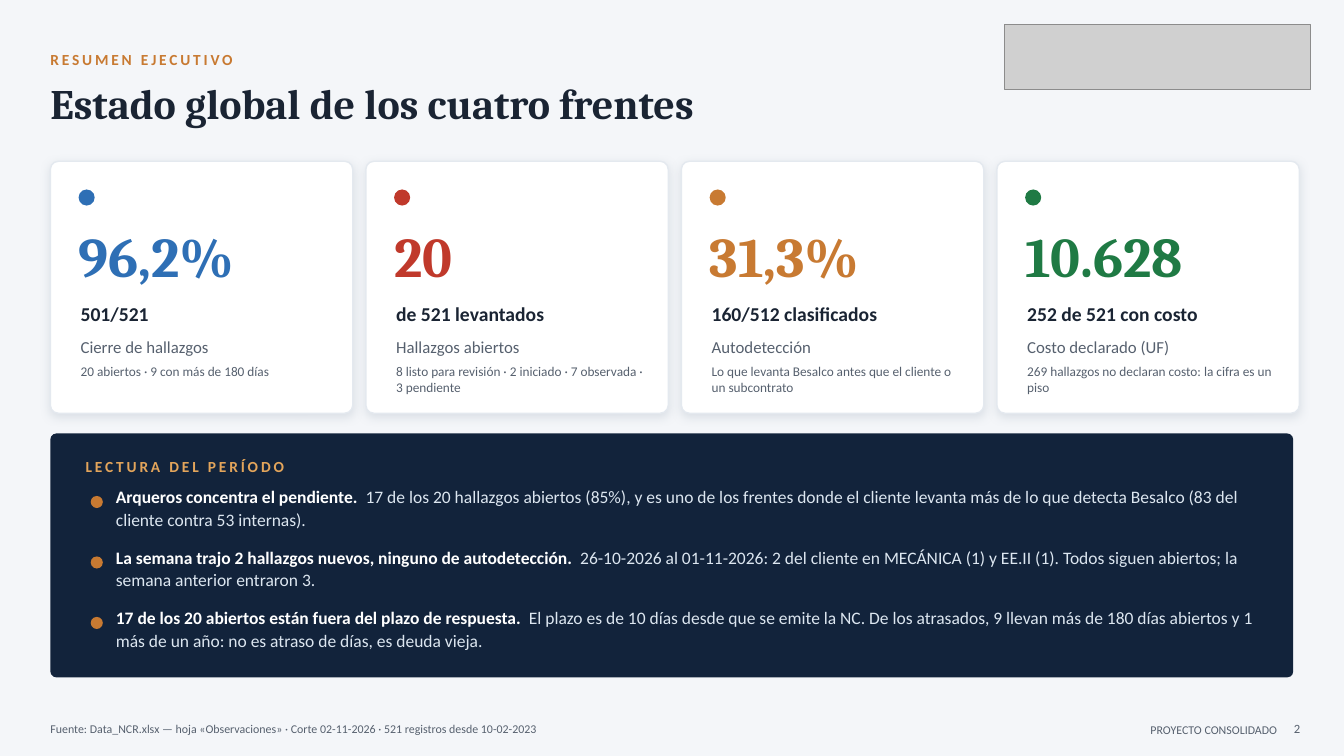
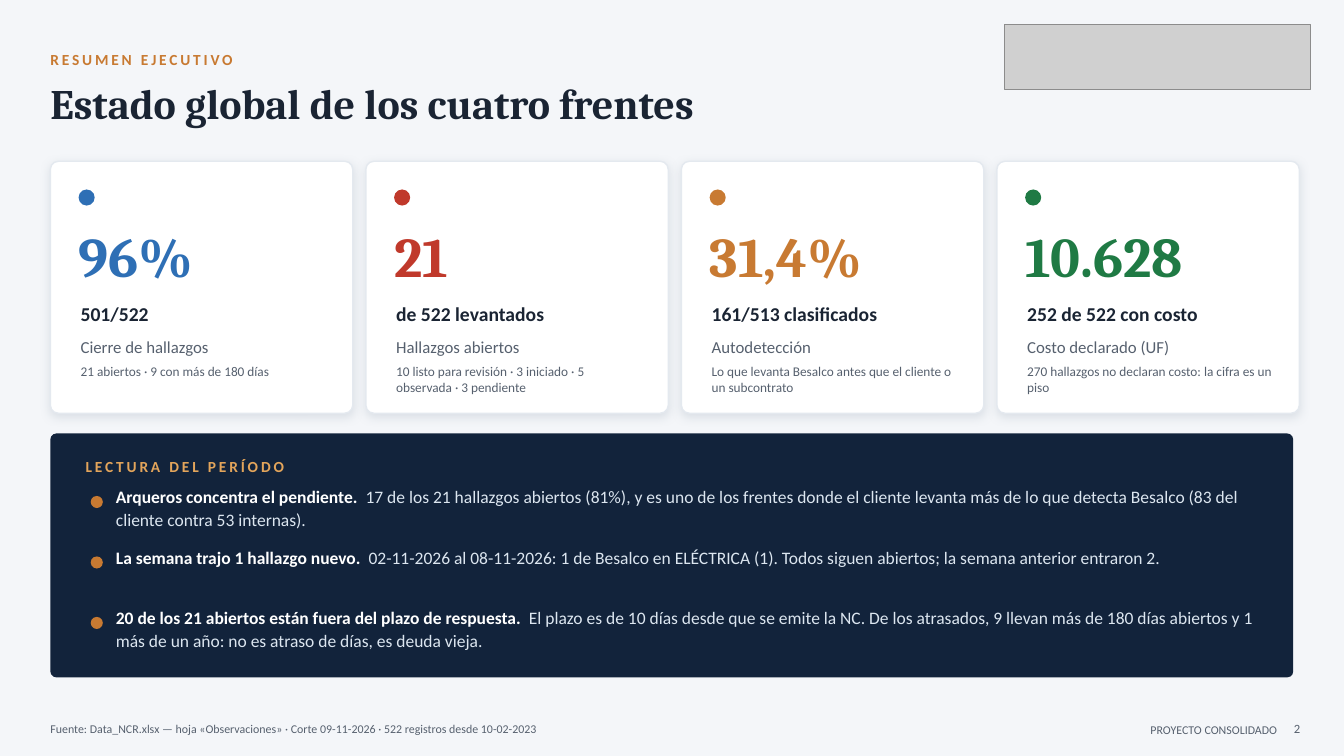
Before and after one commit to tdkvalex/Dashboard-HSEQ, a slide deck: slide 2 of modulo_nc/Panel_No_Conformidades.pptx. Drawn at 1344x756 pixels with LibreOffice and Linux fonts; fonts in the diff are those of the drawing; grey boxes stand for pictures. Boxes give left, top, right and bottom in pixels: in the first picture for what was removed or moved away, otherwise in the second. Text is boxed around its words. In the diff, an @@ line names an element or a change of style, - is before the commit and + after.

```diff
--- a/modulo_nc/Panel_No_Conformidades.pptx
+++ b/modulo_nc/Panel_No_Conformidades.pptx
@@ text at (x1=79, y1=239, x2=194, y2=279): text changed @@
-96,2%
+96%
@@ text at (x1=394, y1=239, x2=448, y2=277): text changed @@
-20
+21
@@ text at (x1=710, y1=239, x2=863, y2=285): text changed @@
-31,3%
+31,4%
@@ text at (x1=81, y1=307, x2=149, y2=322): text changed @@
-501/521
+501/522
@@ text at (x1=396, y1=307, x2=544, y2=321): text changed @@
-de 521 levantados
+de 522 levantados
@@ text at (x1=712, y1=307, x2=877, y2=322): text changed @@
-160/512 clasificados
+161/513 clasificados
@@ text at (x1=1027, y1=307, x2=1197, y2=321): text changed @@
-252 de 521 con costo
+252 de 522 con costo
@@ text at (x1=81, y1=367, x2=269, y2=376): text changed @@
-20 abiertos · 9 con más de 180 días
+21 abiertos · 9 con más de 180 días
@@ text at (x1=396, y1=367, x2=585, y2=394): text changed @@
-8 listo para revisión · 2 iniciado · 7 observada · 3 pendiente
+10 listo para revisión · 3 iniciado · 5 observada · 3 pendiente
@@ text at (x1=1027, y1=367, x2=1272, y2=394): text changed @@
-269 hallazgos no declaran costo: la cifra es un piso
+270 hallazgos no declaran costo: la cifra es un piso
@@ text at (x1=116, y1=490, x2=1238, y2=529): text changed @@
-Arqueros concentra el pendiente. 17 de los 20 hallazgos abiertos (85%), y es uno de los frentes donde el cliente levanta más de lo que detecta Besalco (83 del cliente contra 53 internas).
+Arqueros concentra el pendiente. 17 de los 21 hallazgos abiertos (81%), y es uno de los frentes donde el cliente levanta más de lo que detecta Besalco (83 del cliente contra 53 internas).
@@ text at (x1=116, y1=550, x2=1159, y2=567): text changed @@
-La semana trajo 2 hallazgos nuevos, ninguno de autodetección. 26-10-2026 al 01-11-2026: 2 del cliente en MECÁNICA (1) y EE.II (1). Todos siguen abiertos; la semana anterior entraron 3.
+La semana trajo 1 hallazgo nuevo. 02-11-2026 al 08-11-2026: 1 de Besalco en ELÉCTRICA (1). Todos siguen abiertos; la semana anterior entraron 2.
@@ text at (x1=116, y1=611, x2=1253, y2=650): text changed @@
-17 de los 20 abiertos están fuera del plazo de respuesta. El plazo es de 10 días desde que se emite la NC. De los atrasados, 9 llevan más de 180 días abiertos y 1 más de un año: no es atraso de días, es deuda vieja.
+20 de los 21 abiertos están fuera del plazo de respuesta. El plazo es de 10 días desde que se emite la NC. De los atrasados, 9 llevan más de 180 días abiertos y 1 más de un año: no es atraso de días, es deuda vieja.
@@ text at (x1=50, y1=725, x2=537, y2=735): text changed @@
-Fuente: Data_NCR.xlsx — hoja «Observaciones» · Corte 02-11-2026 · 521 registros desde 10-02-2023
+Fuente: Data_NCR.xlsx — hoja «Observaciones» · Corte 09-11-2026 · 522 registros desde 10-02-2023
```
Also in this commit, not shown: 16 other slides changed, 3 other files.
